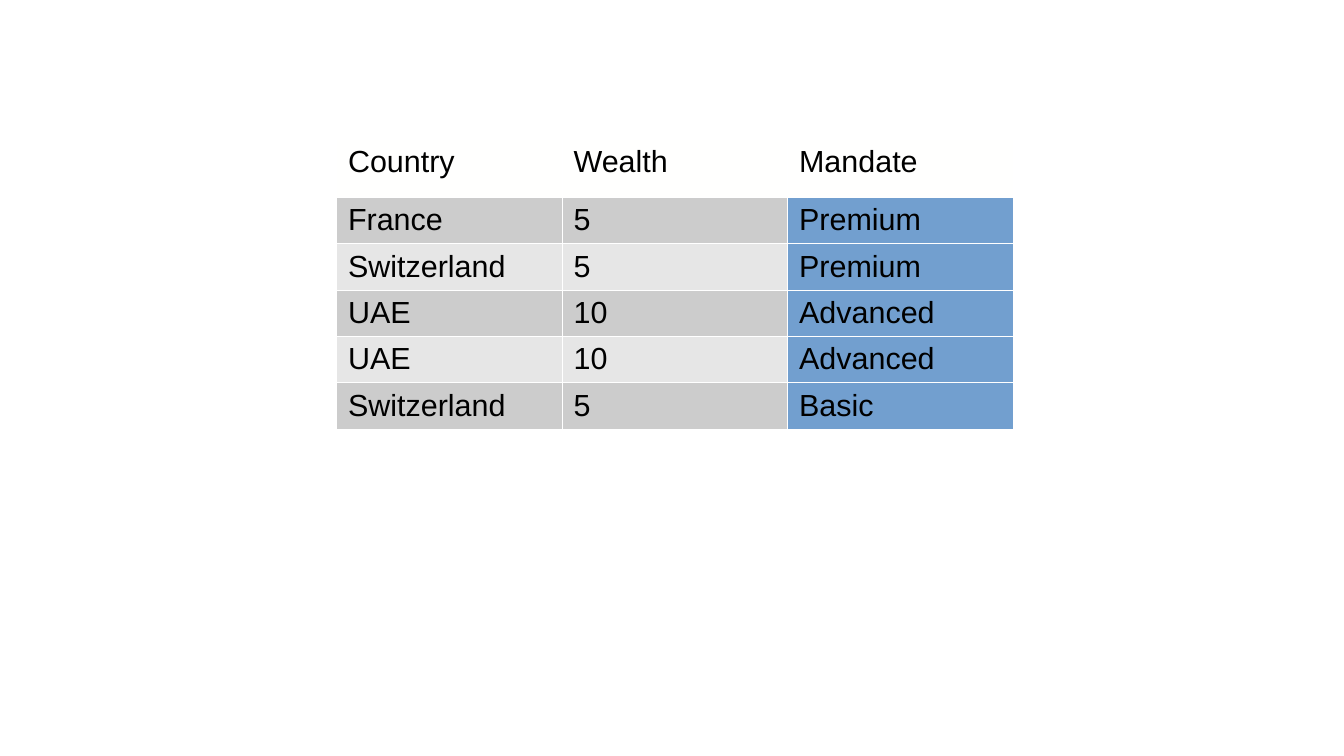
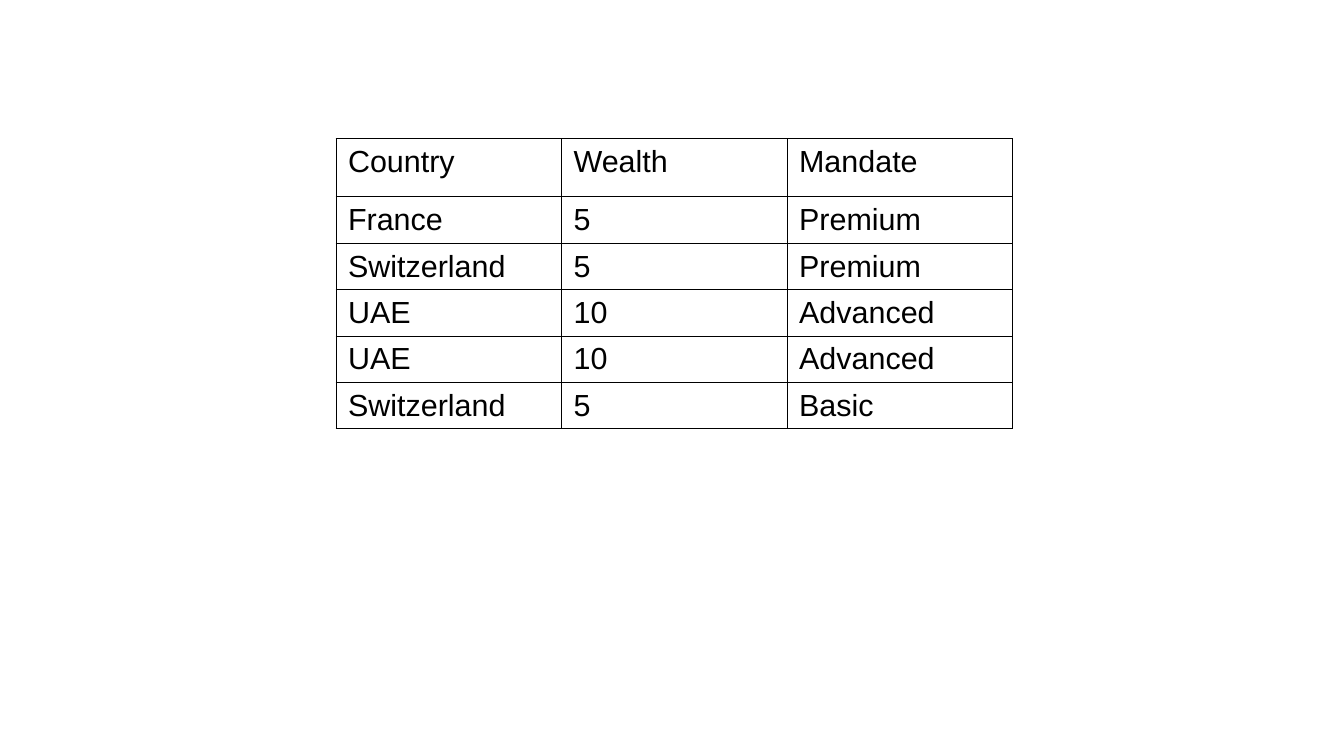
Before and after one commit to savoga/maths-for-data-science, a slide deck: slide 2 of ML/Schemas.odp. Drawn at 1344x756 pixels with LibreOffice and Linux fonts; fonts in the diff are those of the drawing. Boxes give left, top, right and bottom in pixels: in the first picture for what was removed or moved away, otherwise in the second. Text is boxed around its words. In the diff, an @@ line names an element or a change of style, - is before the commit and + after.

```diff
--- a/ML/Schemas.odp
+++ b/ML/Schemas.odp
@@ table at bbox=[337, 139, 1013, 431] @@
@@ fill #FFFFFE to none in row 1 @@
@@ fill #CCCCCC to none in 6 cells @@
@@ fill #729FCF to none in 5 cells @@
@@ fill #E6E6E6 to none in 4 cells @@
@@ borders changed @@
```
Also in this commit, not shown: 3 other slides changed, 1 slide added, 3 other files.
